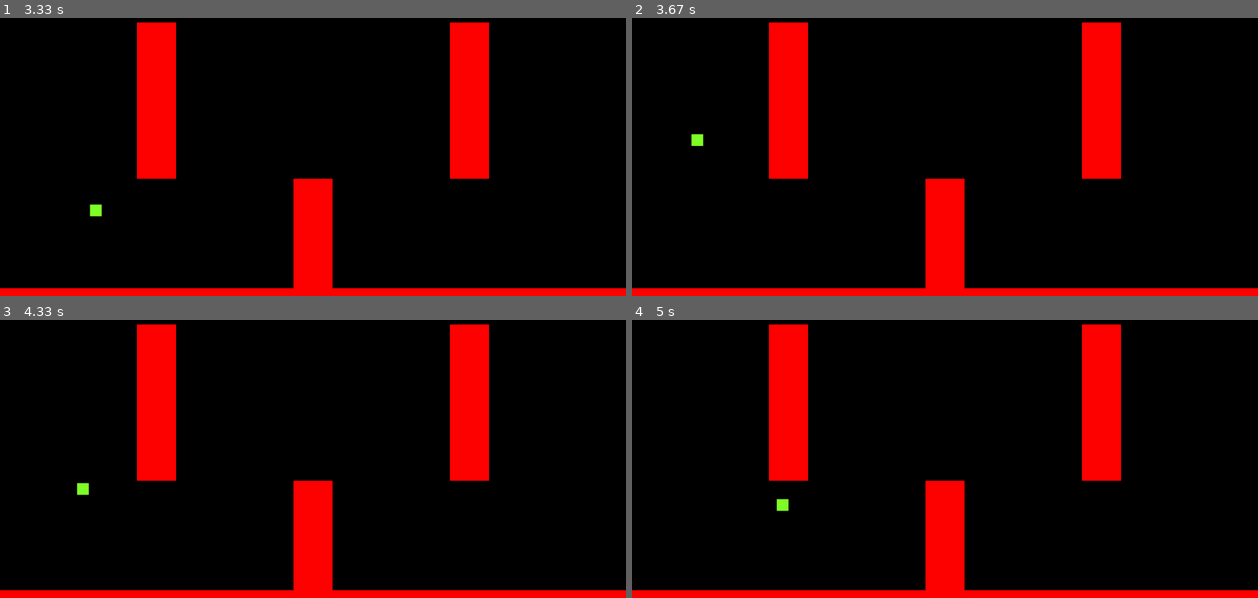
Above: before the commit, frames 1-4 (two rows, left to right).
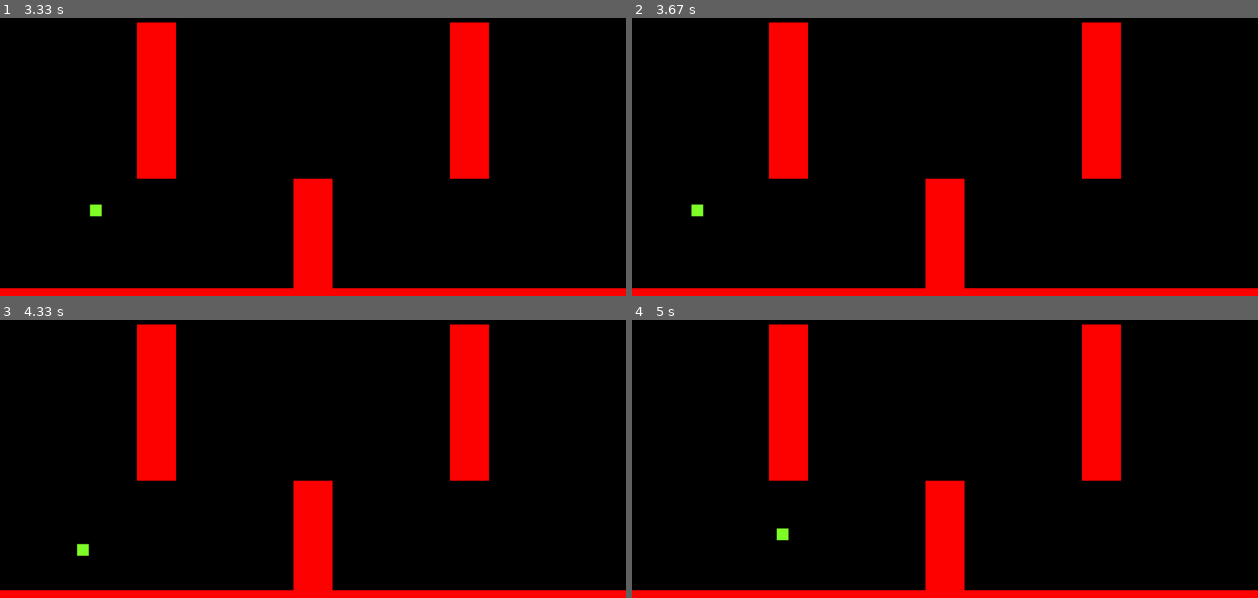
Above: after the commit, the same moments.

Repository: VoldyMoldy/pygame-platformer
Game: pygame game, started from game.py
Same seed, same stepped clock (60 frames per second), same inputs: the game is played once before the commit and once after it.
Inputs:
- Up to frame 1 (3.33 s): hold Right 0.33-0.8 s; hold Right 0.83-1.3 s; hold Left 1.33-1.87 s; hold Left 1.9-2.3 s; hold Right 2.33-2.97 s; tap Space at 3 s
- Up to frame 2 (3.67 s): hold Left from 3.33 s (still down); tap Space at 3.4 s
- Up to frame 3 (4.33 s): tap Space at 3.7, 3.9, 4.2 s; release Left at 3.8 s; hold Right 3.83-4.3 s
- Up to frame 4 (5 s): hold Right 4.33-4.8 s; tap Space at 4.4, 4.7, 4.9 s; hold Left from 4.83 s (still down)

Frame 1 is identical in both runs. In frame 2, 0.2% of the frame differs, in the area x 9-12%, y 41-72%; in frame 3, 0.2%; in frame 4, 0.2%.

Commit message:
small code cleanup, added changeable jump count

Diff:
--- a/game.py
+++ b/game.py
@@ -8,14 +8,15 @@
 vec = pygame.math.Vector2
 
 #game vars
-HEIGHT   = 900
-WIDTH    = 1600
-ACC      = 0.75
-FRIC     = -0.12
-GRAV     = 0.5
-EX_JUMPS = 1
-FALL_CAP = 15
-FPS      = 60
+HEIGHT    = 900
+WIDTH     = 1600
+ACC       = 0.75
+FRIC      = -0.12
+GRAV      = 0.5
+MAX_JUMPS = 0
+EX_JUMPS  = 0
+FALL_CAP  = 15
+FPS       = 60
 
 #set up fps
 FramePerSec = pygame.time.Clock()
@@ -64,9 +65,9 @@
         pressed_keys = pygame.key.get_pressed()
 
         #left and right arrows for movement
-        if pressed_keys[K_LEFT]:
+        if pressed_keys[left]:
             self.acc.x = -ACC
-        if pressed_keys[K_RIGHT]:
+        if pressed_keys[right]:
             self.acc.x = ACC
 
         #update and slide movement
@@ -85,7 +86,7 @@
 
     #jump
     def jump(self):
-        global EX_JUMPS
+        global EX_JUMPS, MAX_JUMPS
         #checks if on ground before jumping
         hits = pygame.sprite.spritecollide(self, platforms, False)
         if hits or EX_JUMPS > 0:
@@ -112,7 +113,7 @@
             if P1.vel.y > 0 and hits and determineSide(obj.rect, self.rect) == 'top':
                 self.vel.y = 0
                 self.pos.y = obj.rect.top
-                EX_JUMPS = 1
+                EX_JUMPS = MAX_JUMPS
             elif hits and determineSide(obj.rect, self.rect) == 'bottom':
                 self.vel.y = 0
                 self.pos.y = obj.rect.bottom + 31
